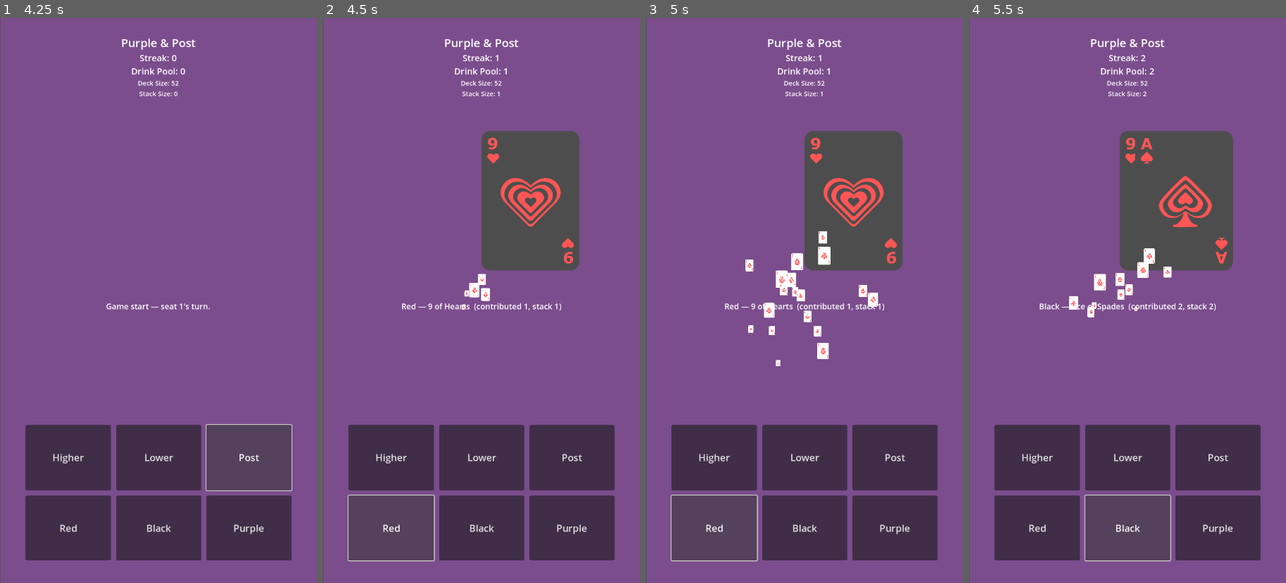
Above: before the commit, frames 1-4 (left to right).
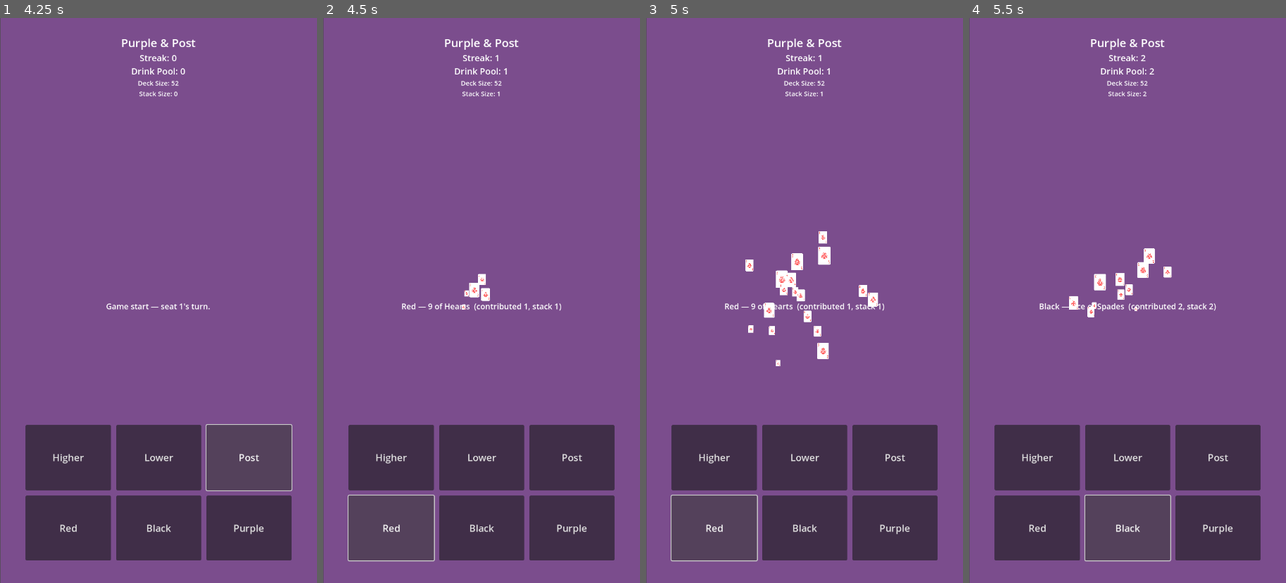
Above: after the commit, the same moments.

Repository: TheFait/purple
Game: Godot game, scene res://scenes/start_screen.tscn
The game is run twice, just before and just after one commit, with the same random seed, the same clock (stepped at 60 frames per second) and the same inputs.
Inputs:
- Up to frame 1 (4.25 s): click "Start" at 0.5 s; click "Start" at 1.25 s; click "Higher" at 2 s; click "Lower" at 2.75 s; click "Post" at 3.5 s
- Up to frame 2 (4.5 s): click "Red" at 4.25 s
- Up to frame 3 (5 s): no input
- Up to frame 4 (5.5 s): click "Black" at 5 s

Frame 1 is identical in both runs. In frame 2, 7.6% of the frame differs, in the area x 50-81%, y 20-45%; in frame 3, 7.4%; in frame 4, 8.7%, in the area x 47-84%, y 20-45%.

Commit message:
feat(mp): presenters follow the new rules
Drop Ride, add legal_moves/seat_count to both presenters, and carry phantoms_added and diamonds_forever over the wire. Tests react to table events because a loss no longer passes the turn.

Co-Authored-By: Claude Sonnet 5.5 <noreply@anthropic.com>

Diff:
--- a/scenes/game_manager.gd
+++ b/scenes/game_manager.gd
@@ -1,10 +1,9 @@
 extends Node2D
 class_name GameManager
-## OFFLINE single-device presenter. Owns a GameEngine and renders it locally.
+## OFFLINE single-device presenter. Owns a GameEngine and forwards its events to the view.
 ## In hotseat play, whoever's turn it is acts on the shared screen, so can_act()
 ## is always true and we forward moves under the engine's own current_seat.
-
-const CARD_SCENE := preload("res://scenes/card.tscn")
+## Card visuals live in the UI/Table (driven by card_revealed's CardData), not here.
 
 signal card_revealed(card: CardData)
 signal table_cleared()
@@ -13,26 +12,27 @@
 signal penalty_triggered(seat: int, amount: int)
 signal pass_available(is_available: bool)
 signal turn_changed(seat: int)
+signal phantoms_added(cards: Array)
+signal diamonds_forever()
 signal round_log(text: String)
 
-@export var table_zone_path: NodePath = ^"UI/Stack"
-
 var _engine: GameEngine
-@onready var _table_zone: Node = get_node(table_zone_path)
 
 func _ready() -> void:
 	var deck := DeckEngine.new()
 	deck.load_from_json("res://assets/database/card_database.json", "res://assets/database/card_collection.json")
 	_engine = GameEngine.new()
 	add_child(_engine)
-	# Forward engine signals to the view, instantiating visuals on reveal.
-	_engine.card_revealed.connect(_on_card_revealed)
-	_engine.table_cleared.connect(_on_table_cleared)
+	# Forward engine signals to the view.
+	_engine.card_revealed.connect(func(card): card_revealed.emit(card))
+	_engine.table_cleared.connect(func(): table_cleared.emit())
 	_engine.streak_changed.connect(func(s): streak_changed.emit(s))
 	_engine.pool_changed.connect(_on_engine_pool_changed)
 	_engine.penalty_triggered.connect(func(seat, amt): penalty_triggered.emit(seat, amt))
 	_engine.pass_available.connect(func(on): pass_available.emit(on))
 	_engine.turn_changed.connect(func(seat): turn_changed.emit(seat))
+	_engine.phantoms_added.connect(func(cards): phantoms_added.emit(cards))
+	_engine.diamonds_forever.connect(func(): diamonds_forever.emit())
 	_engine.round_log.connect(func(txt): round_log.emit(txt))
 	_engine.setup(deck, 2)
 
@@ -44,8 +44,11 @@
 func act_pass() -> void:
 	_engine.request_pass(_engine.current_seat)
 
-func act_ride() -> void:
-	_engine.request_ride(_engine.current_seat)
+func legal_moves() -> Array[int]:
+	return _engine.legal_moves()
+
+func seat_count() -> int:
+	return _engine.seat_count
 
 func can_act() -> bool:
 	return true
@@ -64,19 +67,3 @@
 func _on_engine_pool_changed(p: int) -> void:
 	Globals.cards_in_stack = p
 	pool_changed.emit(p)
-
-func _on_card_revealed(card: CardData) -> void:
-	var node: Card = CARD_SCENE.instantiate()
-	node.setup_card(card.nice_name, card.rank, _suit_name(card.suit), card.texture_path, card.backface_path)
-	node.is_facedown = false
-	_table_zone.add_child(node)
-	card_revealed.emit(card)
-
-func _on_table_cleared() -> void:
-	for child in _table_zone.get_children():
-		_table_zone.remove_child(child)
-		child.queue_free()
-	table_cleared.emit()
-
-func _suit_name(suit: int) -> String:
-	return Globals.SUITS.keys()[suit].to_lower()
--- a/scenes/net/net.gd
+++ b/scenes/net/net.gd
@@ -23,6 +23,8 @@
 signal penalty_triggered(seat: int, amount: int)
 signal pass_available(is_available: bool)
 signal turn_changed(seat: int)
+signal phantoms_added(cards: Array)
+signal diamonds_forever()
 signal round_log(text: String)
 
 var _rooms: RoomManager      # server only
@@ -30,6 +32,7 @@
 
 var _my_seat: int = -1           # client only
 var _current_turn_seat: int = 0  # client only (mirror of server turn)
+var _stack_size: int = 0         # client only (mirror of the server's pool, drives legal_moves)
 
 func start_server(port: int) -> void:
 	var peer := ENetMultiplayerPeer.new()
@@ -124,6 +127,9 @@
 	engine.penalty_triggered.connect(func(s: int, amt: int): _broadcast(room, "_client_penalty", [s, amt]))
 	engine.pass_available.connect(func(on: bool): _broadcast(room, "_client_pass_available", [on]))
 	engine.turn_changed.connect(func(s: int): _broadcast(room, "_client_turn", [s]))
+	engine.phantoms_added.connect(func(cards: Array):
+		_broadcast(room, "_client_phantoms", [cards.map(func(c: CardData) -> Dictionary: return c.to_dict())]))
+	engine.diamonds_forever.connect(func(): _broadcast(room, "_client_diamonds", []))
 	engine.round_log.connect(func(txt: String): _broadcast(room, "_client_log", [txt]))
 	engine.setup(deck, max(1, room.player_count()))
 
@@ -163,12 +169,6 @@
 		return
 	_route_action(multiplayer.get_remote_sender_id(), "pass", 0)
 
-@rpc("any_peer", "call_remote", "reliable")
-func rpc_request_ride() -> void:
-	if not multiplayer.is_server():
-		return
-	_route_action(multiplayer.get_remote_sender_id(), "ride", 0)
-
 func _route_action(sender: int, kind: String, move: int) -> void:
 	var room: Room = _rooms.room_of(sender)
 	if room == null or not room.has_meta("engine"):
@@ -178,7 +178,6 @@
 	match kind:
 		"move": engine.submit_move(seat, move)
 		"pass": engine.request_pass(seat)
-		"ride": engine.request_ride(seat)
 
 # ---- server -> client: game events ----
 
@@ -196,7 +195,19 @@
 
 @rpc("authority", "call_remote", "reliable")
 func _client_pool(p: int) -> void:
+	_stack_size = p
 	pool_changed.emit(p)
+
+@rpc("authority", "call_remote", "reliable")
+func _client_phantoms(card_dicts: Array) -> void:
+	var cards: Array = []
+	for d: Dictionary in card_dicts:
+		cards.append(CardData.from_dict(d))
+	phantoms_added.emit(cards)
+
+@rpc("authority", "call_remote", "reliable")
+func _client_diamonds() -> void:
+	diamonds_forever.emit()
 
 @rpc("authority", "call_remote", "reliable")
 func _client_penalty(seat: int, amount: int) -> void:
@@ -223,8 +234,13 @@
 func act_pass() -> void:
 	rpc_id(1, "rpc_request_pass")
 
-func act_ride() -> void:
-	rpc_id(1, "rpc_request_ride")
+func legal_moves() -> Array[int]:
+	return GAME_ENGINE.legal_moves_for(_stack_size)
+
+## The server does not broadcast the player count yet (Iteration 2), so infer at least
+## the seats this client has seen; the players row grows as higher seats take a turn.
+func seat_count() -> int:
+	return maxi(2, maxi(_my_seat, _current_turn_seat) + 1)
 
 func can_act() -> bool:
 	return _my_seat == _current_turn_seat
--- a/tests/net_client_play.gd
+++ b/tests/net_client_play.gd
@@ -4,7 +4,7 @@
 var _elapsed := 0.0
 var _my_seat := -1
 var _moves_made := 0
-var _saw_turn := false
+var _saw_events := false
 var _started := false
 
 func _initialize() -> void:
@@ -18,23 +18,22 @@
 		net.seated.connect(func(seat, _rn):
 			_my_seat = seat
 			print("CLIENT seated seat=%d" % seat))
-		net.turn_changed.connect(_on_turn.bind(net))
-		net.pass_available.connect(func(on):
-			if on and net.can_act():
-				net.act_ride())
+		# A loss keeps the turn with the same player, so react to table events, not just turn changes.
+		net.pool_changed.connect(func(_p): _on_event(net))
+		net.turn_changed.connect(func(_s): _on_event(net))
 		net.start_client("127.0.0.1", net.DEFAULT_PORT)
 		return false
 	_elapsed += delta
 	if _elapsed > 8.0:
 		_t.check(_my_seat >= 0, "client seated")
-		_t.check(_saw_turn, "client saw turn events from server")
+		_t.check(_saw_events, "client saw game events from server")
 		_t.finish()
 		return true
 	return false
 
-func _on_turn(seat: int, net) -> void:
-	_saw_turn = true
-	print("CLIENT turn=%d mine=%d" % [seat, _my_seat])
-	if seat == _my_seat and _moves_made < 8:
+func _on_event(net) -> void:
+	_saw_events = true
+	if net.can_act() and _moves_made < 8:
 		_moves_made += 1
-		net.act_move(_moves_made % 6)
+		var moves: Array[int] = net.legal_moves()
+		net.act_move(moves[_moves_made % moves.size()])
--- a/tests/test_offline_mode.gd
+++ b/tests/test_offline_mode.gd
@@ -16,14 +16,12 @@
 	var t := TestHelper.new()
 	# Offline presenter is always actionable (hotseat).
 	t.check(_game.can_act(), "offline can_act true")
-	t.check(_game.drink_pool() >= 1, "pool seeded")
+	t.eq(_game.drink_pool(), 0, "stack starts empty")
 	var seat0: int = _game.local_seat()
-	# Drive 20 moves through the presenter API; never crash, pool stays >= 1.
+	# Drive 20 moves through the presenter API (illegal ones are rejected); never crash.
 	for i in range(20):
-		if _game.current_streak() >= 3:
-			_game.act_ride()
-		_game.act_move(i % 6)
-		t.check(_game.drink_pool() >= 1, "pool >= 1 (i=%d)" % i)
+		_game.act_move(i % 8)
+		t.check(_game.drink_pool() >= 0, "pool >= 0 (i=%d)" % i)
 	t.finish()
 	_done = true
 	return false
Not shown, added: scenes/game_manager.gd.uid
Not shown, added: scenes/net/net.gd.uid
Not shown, added: tests/net_client_play.gd.uid
Not shown, added: tests/net_client_probe.gd.uid
Not shown, added: tests/net_server_boot.gd.uid
Not shown, added: tests/test_offline_mode.gd.uid
